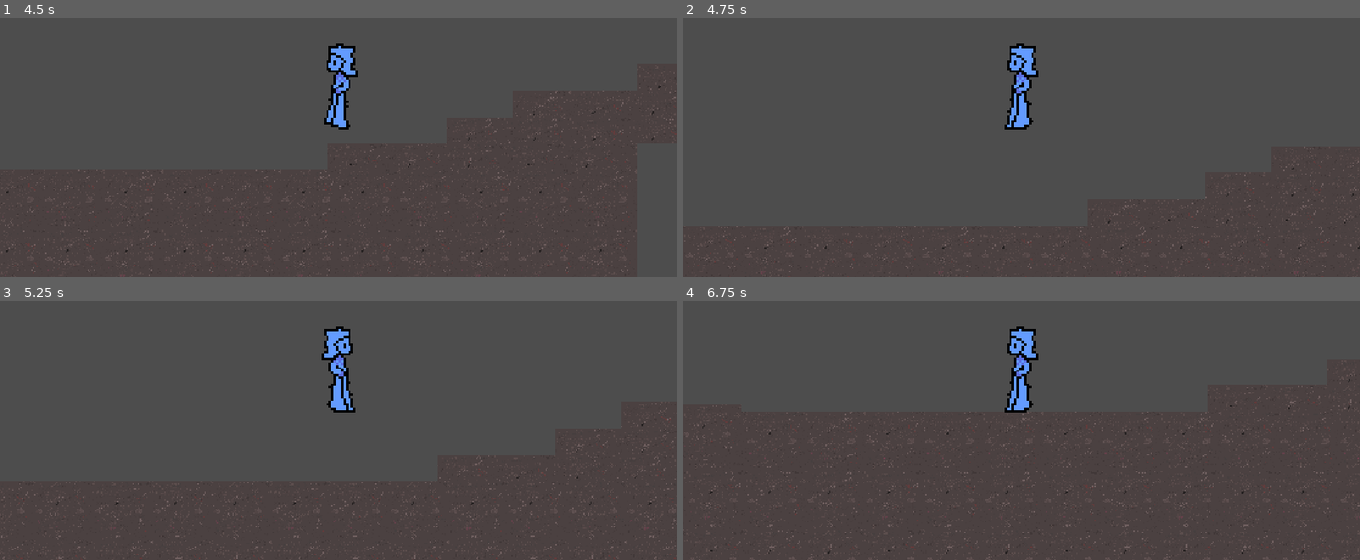
Above: before the commit, frames 1-4 (two rows, left to right).
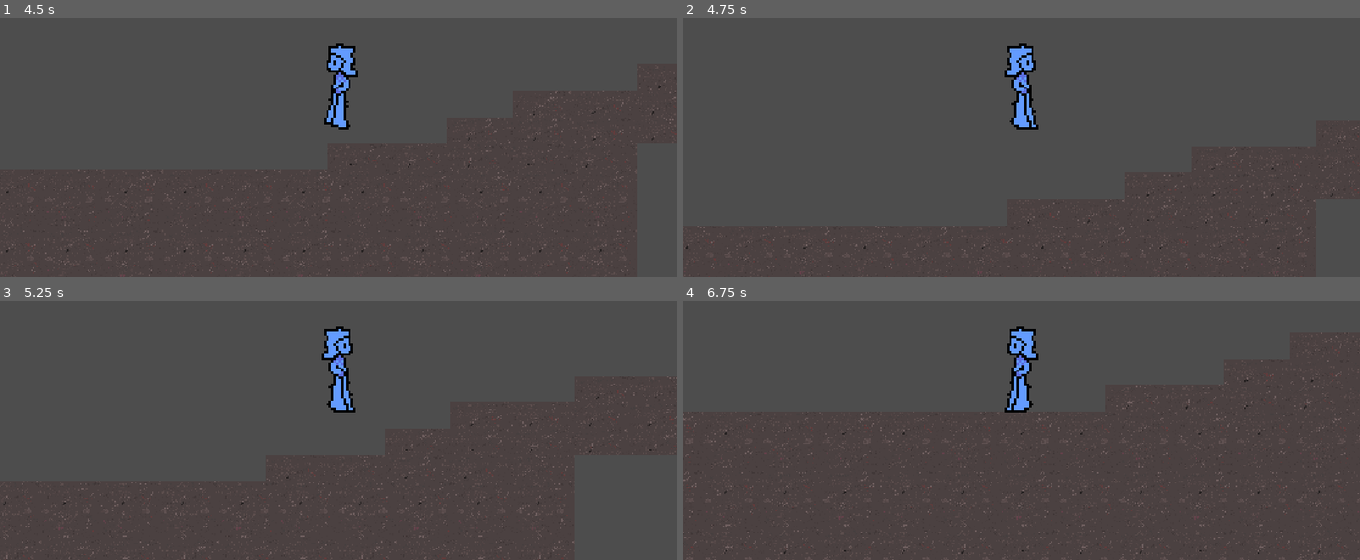
Above: after the commit, the same moments.

Repository: OneWingedDog/Prism2D
Game: Godot game, scene res://Scenes/tuff_test_map.tscn
Two runs of this game, one before a commit and one after it. Both use one fixed random seed, a clock stepped at 60 frames per second and the inputs below.
Inputs:
- Up to frame 1 (4.5 s): tap Enter (ui_accept) at 0.5 s; hold D (Right) 0.53-2.03 s; tap Space (Jump) at 0.6, 0.77, 1.07, 1.35, 1.52, 1.82, 2.1, 2.85, 3.02, 3.32, 3.6, 3.77, 4.07, 4.35 s; hold A (Left) 2.03-2.78 s; hold D (Right) 2.78-4.28 s; hold A (Left) from 4.28 s (still down)
- Up to frame 2 (4.75 s): keep holding A (Left); tap Space (Jump) at 4.52 s
- Up to frame 3 (5.25 s): tap Space (Jump) at 4.82, 5.1 s; release A (Left) at 5.03 s; hold D (Right) from 5.03 s (still down)
- Up to frame 4 (6.75 s): release D (Right) at 5.78 s; hold A (Left) from 5.78 s (still down); tap Space (Jump) at 5.85, 6.02, 6.32, 6.6 s

Frame 1 is identical in both runs. In frame 2, 1.5% of the frame differs, in the area x 0-100%, y 9-100%; in frame 3, 1.2%; in frame 4, 1.8%, in the area x 0-100%, y 12-100%.

Commit message:
wall jumping boosts you in the other direction

Diff:
--- a/prism-2d/Scenes/character_body_2d.gd
+++ b/prism-2d/Scenes/character_body_2d.gd
@@ -12,20 +12,23 @@
 @onready var incnum:float = 0
 @onready var animated_sprite_2d: AnimatedSprite2D = $AnimatedSprite2D
 @onready var touchingwall:bool
+@onready var counteractingforce = 0
 
 func get_input():
 
 	if input_direction.x == (1.0) or (-1.0) :
 		oldinpt = input_direction
 
-
+	counteractingforce = counteractingforce - 25
+	if counteractingforce < 50:
+		counteractingforce = 0
 
 	input_direction = Input.get_vector("Left", "Right", "ui_text_backspace", "Jump")
 
 
 
 
-	velocity.x = input_direction.x * (speed * incnum)
+	velocity.x = input_direction.x * (speed * incnum) + counteractingforce
 
 	if Input.is_action_just_pressed("Jump") and jump == true:
 		walljump()
@@ -71,9 +74,12 @@
 
 	if velocity.y > terminal_velocity:
 		velocity.y = terminal_velocity
+
+
+
 	get_input()
 	move_and_slide()
-	print(touchingwall)
+	print(counteractingforce)
 
 
 func _on_area_2d_body_entered(body: Node2D) -> void:
@@ -91,3 +97,4 @@
 	if touchingwall == true:
 		inum = 0
 		velocity.y = jumpv
+		counteractingforce = -velocity.x * 2
